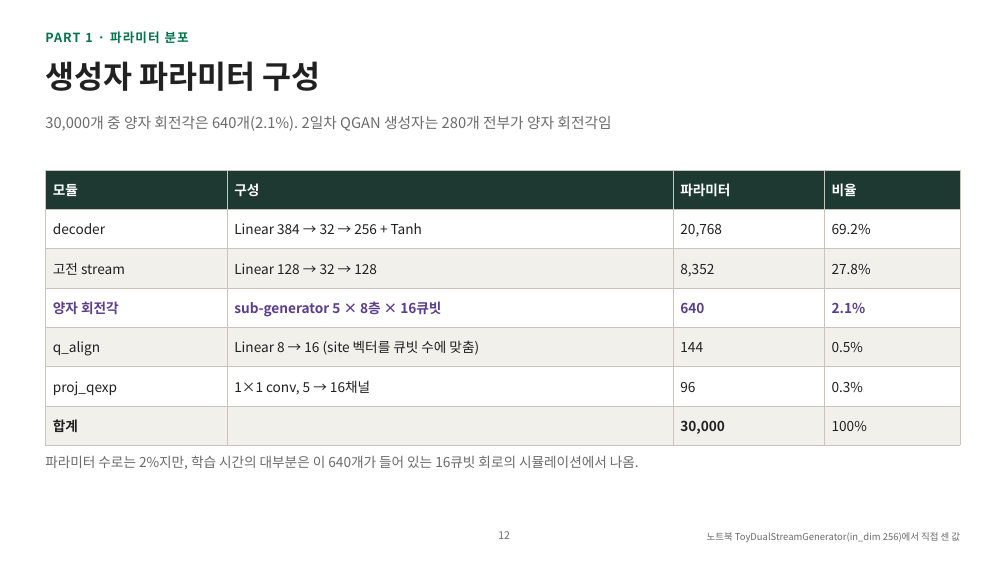
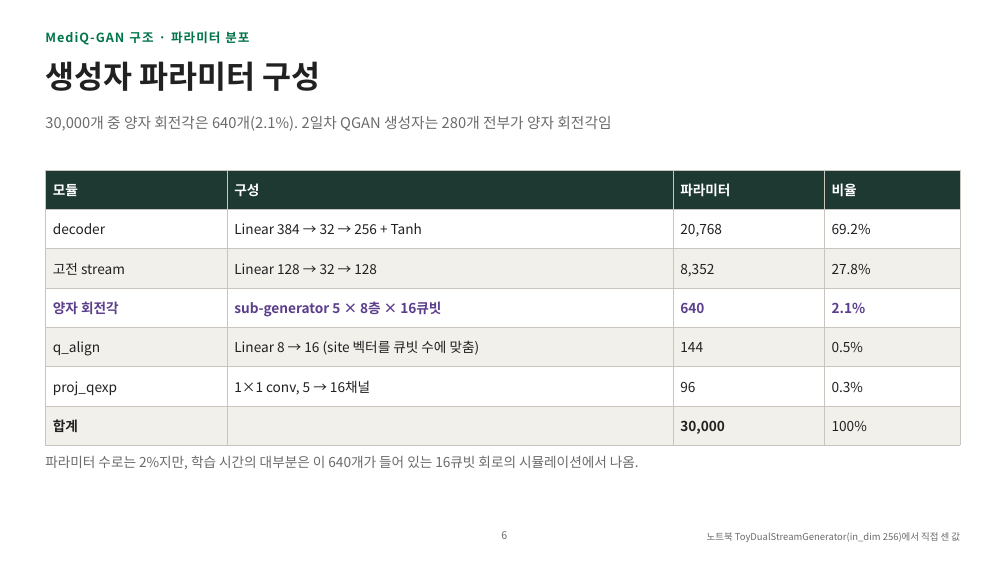
Before and after one commit to hyunhp/skin_disease_qml, a slide deck: slide 6 of practice/day3_slides/day3_practice_slides.pptx (slide 12 before the commit). Drawn at 1008x567 pixels with LibreOffice and Linux fonts; fonts in the diff are those of the drawing. Boxes give left, top, right and bottom in pixels: in the first picture for what was removed or moved away, otherwise in the second. Text is boxed around its words. In the diff, an @@ line names an element or a change of style, - is before the commit and + after.

```diff
--- a/practice/day3_slides/day3_practice_slides.pptx
+++ b/practice/day3_slides/day3_practice_slides.pptx
@@ text at (45,31,249,45): text changed @@
-PART 1 · 파라미터 분포
+MediQ-GAN 구조 · 파라미터 분포
@@ page number at (501,531,507,539): text changed @@
-12
+6
```
Also in this commit, not shown: 8 other slides changed, 12 slides removed, 6 other files.
